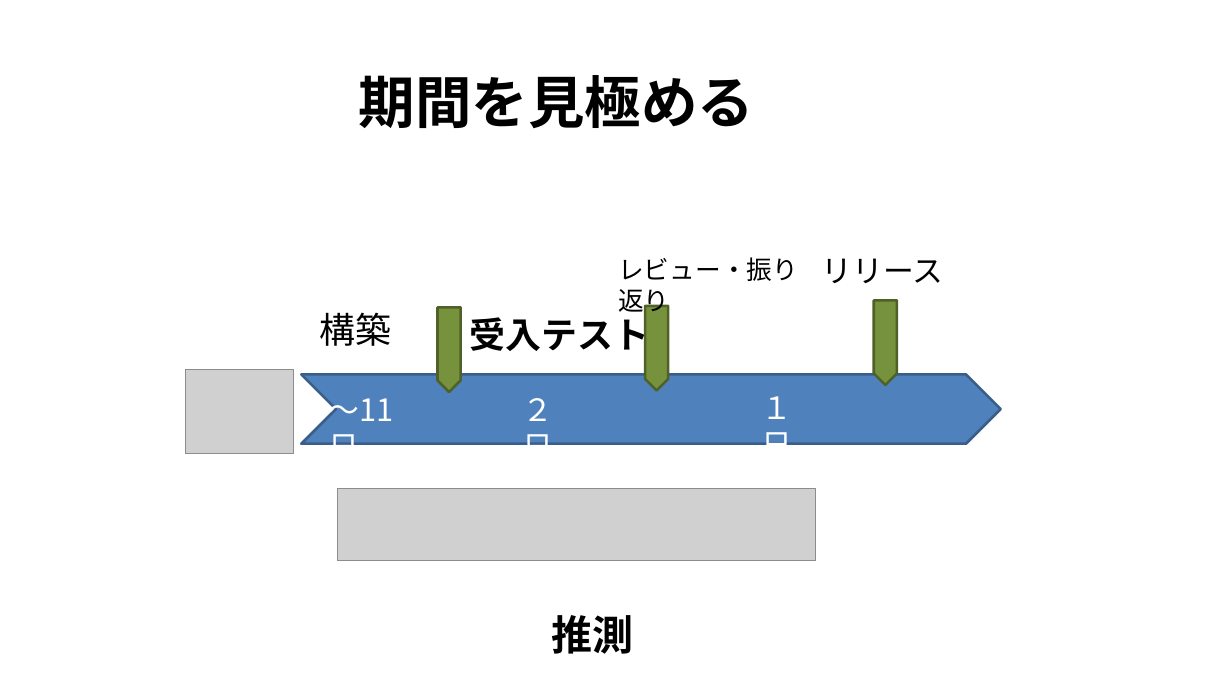
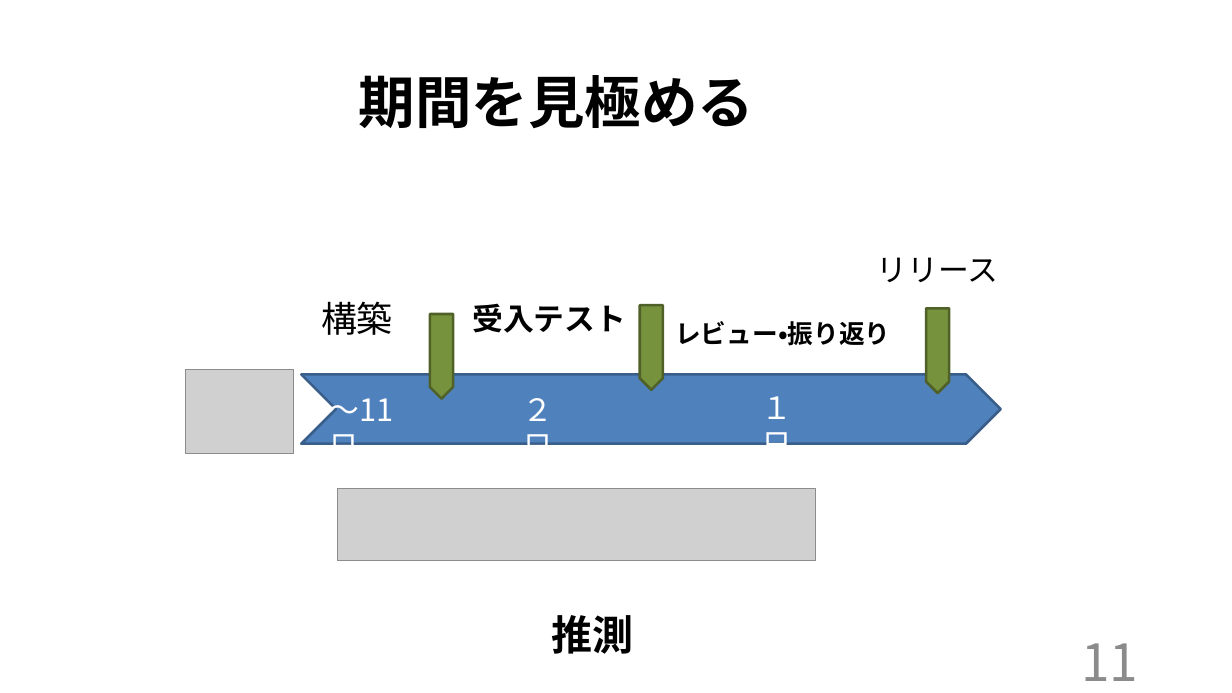
Before and after one commit to kazukiyoshida96/PM-, a slide deck: slide 11 of インセプションデッキ矢吹研A班.pptx. Drawn at 1232x693 pixels with LibreOffice and Linux fonts; fonts in the diff are those of the drawing; grey boxes stand for pictures. Boxes give left, top, right and bottom in pixels: in the first picture for what was removed or moved away, otherwise in the second. Text is boxed around its words. In the diff, an @@ line names an element or a change of style, - is before the commit and + after.

```diff
--- a/インセプションデッキ矢吹研A班.pptx
+++ b/インセプションデッキ矢吹研A班.pptx
@@ text "リリース" moved from (x1=822, y1=258, x2=944, y2=283) to (x1=877, y1=257, x2=999, y2=282) @@
@@ text "構築" moved from (x1=320, y1=312, x2=392, y2=346) to (x1=321, y1=301, x2=393, y2=335) @@
@@ text "受入テスト" moved from (x1=470, y1=312, x2=649, y2=358) to (x1=472, y1=303, x2=626, y2=333) @@
@@ text "受入テスト" at (x1=472, y1=303, x2=626, y2=333): size 28 to 24 pt @@
@@ freeform shape moved from (x1=438, y1=307, x2=461, y2=392) to (x1=430, y1=314, x2=453, y2=399) @@
@@ freeform shape moved from (x1=646, y1=305, x2=669, y2=390) to (x1=640, y1=305, x2=663, y2=390) @@
@@ text "レビュー・振り返り" moved from (x1=618, y1=257, x2=798, y2=317) to (x1=675, y1=321, x2=890, y2=346) @@
@@ text "レビュー・振り返り" at (x1=675, y1=321, x2=890, y2=346): font Noto Sans CJK JP to Arial, bold on @@
@@ freeform shape moved from (x1=874, y1=300, x2=897, y2=385) to (x1=927, y1=308, x2=950, y2=393) @@
@@ page number added at (x1=1081, y1=643, x2=1138, y2=681), 40 pt, text #8C8C8C @@
+11
```
Also in this commit, not shown: 12 other slides changed, 2 other files.
